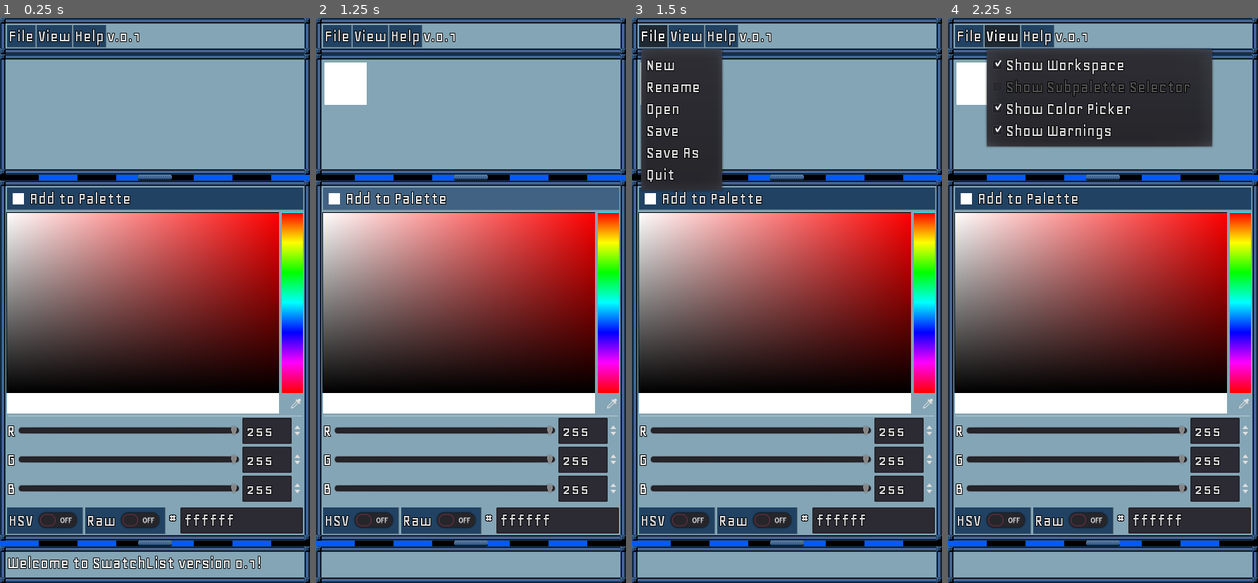
Above: before the commit, frames 1-4 (left to right).
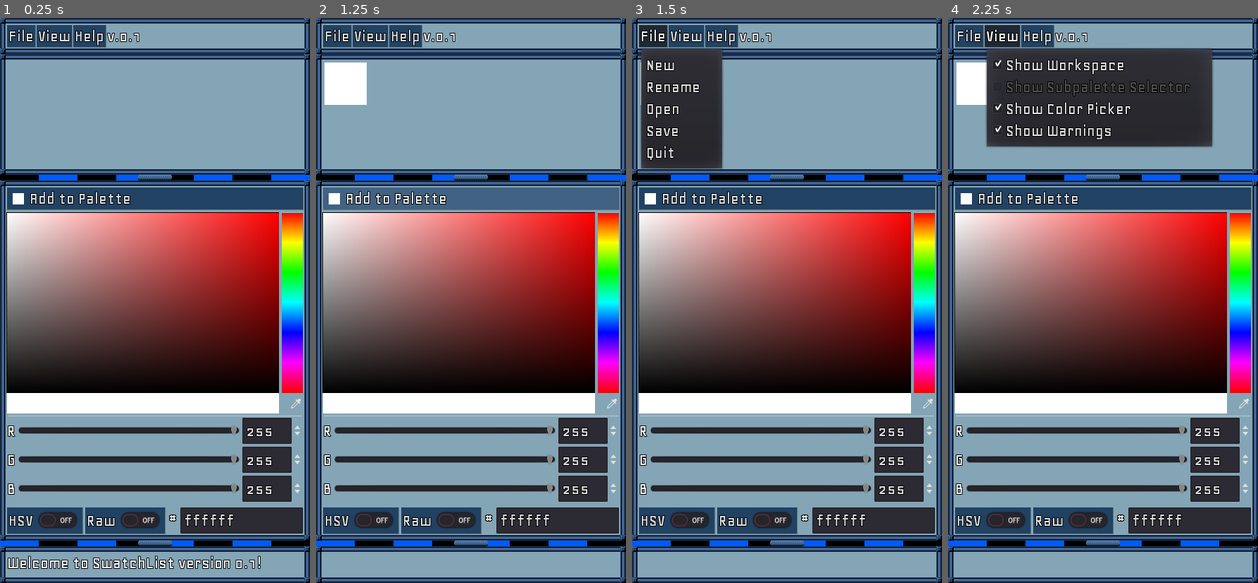
Above: after the commit, the same moments.

Repository: DeerTears/swatchlist
Game: Godot game, scene res://Main.tscn
Two runs of this game, one before a commit and one after it. Both use one fixed random seed, a clock stepped at 60 frames per second and the inputs below.
Inputs:
- Up to frame 1 (0.25 s): no input
- Up to frame 2 (1.25 s): click "Add to Palette" at 0.5 s
- Up to frame 3 (1.5 s): click "File" at 1.25 s
- Up to frame 4 (2.25 s): click "View" at 2 s

Frames 1-2 are identical in both runs. In frame 3, 1.2% of the frame differs, in the area x 2-30%, y 22-31%; in frame 4, nothing differs.

Commit message:
Move pickerpanel out main, force rename before saving Untitled

Diff:
--- a/Main.gd
+++ b/Main.gd
@@ -1,27 +1,15 @@
 # main functionality left todo:
-
-# 1.
 """
-Add: Click "add" button next to sliders
-Remove: Select swatch, click delete? OR click "delete mode" and click on swatch.
-Move:
-	1. Click and hold on swatch, it will automatically reposition itself along the list while the mouse is held down. Release to confirm current position.
-	OR 2. Move it between two swatches to place there. (SHOW USER THEIR DROP TARGETS. LET USER INCREASE SWATCH SIZE/TARGET SIZE TOO.)
-Edit: Double click a swatch to open a colour dialog menu.
-Copy Hex Code: Click on the swatch.
+Remove: click "delete mode" and click on swatch.
+Move: Click and hold on swatch, it will automatically reposition itself along the list while the mouse is held down. Release to confirm current position. Show users their drop targets, let users increase swatch/target size.
+Edit: Double click a swatch to open colour dialog menu.
 """
-
-# NICE TO HAVE
+# nice to have:
 
 ## subpalettes and custom resource saving
 # 1. Connect updates from the swatches changing to a Resource updated in real-time
-# 2. Use that resource to store subpalette resources
+# 2. Use that resource to store subpalette resources and names on colours
 # 3. Save this resource with subpalettes stored
-
-## smooth moving around palettes
-# 1. make custom drag and drop solution to reorder swatches with right click
-# 2. make toggleable erase swatch state/button
-# 5. add saving palette to subpalette resource, then
 
 extends Panel
 
@@ -44,6 +32,7 @@
 
 var current_filename := "Untitled" setget set_current_filename, get_current_filename
 
+
 # Scenes
 onready var swatch_template: PackedScene = preload("res://components/Swatch.tscn")
 
@@ -54,13 +43,7 @@
 # Workspace
 onready var workspace: PanelContainer = $C/Split/Workspace
 
-# Color Picker
-onready var color_picker_container: VBoxContainer = $C/Split/Split/Split/PickerPanel/V
-onready var color_picker: ColorPicker = $C/Split/Split/Split/PickerPanel/V/ColorPicker
-
-# Add Color Button
-onready var add_color_button: Button = $C/Split/Split/Split/PickerPanel/V/AddColor
-onready var color_preview: ColorRect = $C/Split/Split/Split/PickerPanel/V/AddColor/ColorRect
+onready var picker_panel := $C/Split/Split/Split/PickerPanel
 
 # Swatches
 onready var swatches_scroll_container: ScrollContainer = $C/Split/Workspace/C/Scroll
@@ -73,10 +56,7 @@
 
 func _ready() -> void:
 	$Popups.connect("setting_applied", self, "_on_popup_setting_applied")
-
-	add_color_button.connect("pressed", self, "_on_addcolor_pressed")
-	color_picker.connect("color_changed", self, "_on_colorpicker_color_changed")
-
+	$C/Split/Split/Split/PickerPanel.connect("color_chosen", self, "add_new_color")
 	for menu_button in toolbar_buttons.get_children():
 		if menu_button is MenuButton:
 			menu_button.connect("item_pressed", self, "_on_toolbar_index_pressed")
@@ -96,22 +76,18 @@
 			open()
 		elif event.shortcut_match(copy_command.get_shortcut(), true):
 			copy_current_color()
-		elif event.shortcut_match(paste_command.get_shortcut(), true):
-			paste_color()
+#		elif event.shortcut_match(paste_command.get_shortcut(), true):
+#			paste_color()
+
 
 # Todo: Allow dropping text files and opening Import dialog
 func _on_files_dropped(_files: PoolStringArray, _screen: int) -> void:
-#	print(files)
 	send_warning("Dropped files are not yet fully supported.")
 
-func _on_addcolor_pressed() -> void:
-	add_new_color(color_picker.color)
-
-func _on_colorpicker_color_changed(color: Color) -> void:
-	color_preview.color = color
 
 func _on_popup_setting_applied(data: String) -> void:
 	set_current_filename(data)
+
 
 func _on_swatch_pressed(color_hex: String) -> void:
 	var button_mask = Input.get_mouse_button_mask()
@@ -130,7 +106,7 @@
 		"New":
 			new()
 		"Rename":
-			rename()
+			rename(false)
 		"Open":
 			open()
 		"Save":
@@ -149,7 +125,7 @@
 		"Show Subpalette Selector":
 			sub_palette_selector_button.visible = is_checked
 		"Show Color Picker":
-			color_picker_container.visible = is_checked
+			picker_panel.visible = is_checked
 			if not is_checked:
 				send_warning("Go to View -> Show Color Picker to turn the picker back on.")
 			else:
@@ -178,7 +154,7 @@
 	return current_filename
 
 
-func add_new_color(color: Color) -> void:
+func add_new_color(color) -> void:
 	for swatch in swatches_list.get_children():
 		if swatch.name.matchn(color.to_html(false)):
 			send_warning("This color is already in the list.")
@@ -244,21 +220,25 @@
 	$Popups/NewDialog.connect("confirmed", self, "reset_all_swatches")
 
 
-func paste_color() -> void:
-	var paste_text: String = OS.get_clipboard().strip_escapes()
-	paste_text = paste_text.trim_prefix("#") # valid_hex won't take hashes
-	if not paste_text.is_valid_hex_number(false):
-		send_warning("Clipboard pastes must be a hex number.")
-		return
-	if paste_text.length() > 6:
-		paste_text = paste_text.substr(0, 6)
-	var paste_color := Color(paste_text)
-	paste_color.a = 1.0
-	add_new_color(paste_color)
-
-
-func rename() -> void:
+#func paste_color() -> void:
+#	var paste_text: String = OS.get_clipboard().strip_escapes()
+#	paste_text = paste_text.trim_prefix("#") # valid_hex won't take hashes
+#	if not paste_text.is_valid_hex_number(false):
+#		send_warning("Clipboard pastes must be a hex number.")
+#		return
+#	if paste_text.length() > 6:
+#		paste_text = paste_text.substr(0, 6)
+#	var paste_color := Color(paste_text)
+#	paste_color.a = 1.0
+#	add_new_color(paste_color)
+
+
+func rename(has_to_save_after_rename: bool) -> void:
 	$Popups/Rename.popup()
+	if has_to_save_after_rename:
+		yield($Popups, "setting_applied")
+		save()
+
 
 func reset_all_swatches() -> void:
 	for child in swatches_list.get_children():
@@ -275,17 +255,28 @@
 	):
 		if as_new_file:
 			send_warning("This file exists, saving as.")
+			save_as()
 		else:
 			send_warning("This file exists, saving.")
 			save()
 	else:
 		send_warning("This file doesn't exist, saving as.")
+		save_as()
+
 
 func save() -> void:
 	var file := File.new()
 	file.open("user://%s.swatchlist" % [current_filename], File.WRITE)
 	file.store_string(get_swatches_as_text())
 	file.close()
+
+
+func save_as() -> void:
+	if current_filename == "Untitled":
+		rename(true)
+	else:
+		save()
+
 
 func send_warning(warning:String) -> void:
 	warnings_label.text = warning
--- a/Main.tscn
+++ b/Main.tscn
@@ -72,18 +72,15 @@
 anchor_right = 1.0
 anchor_bottom = 1.0
 custom_constants/separation = 0
+
+[node name="Toolbar" type="PanelContainer" parent="C"]
+margin_right = 440.0
+margin_bottom = 51.0
+theme = ExtResource( 1 )
 __meta__ = {
 "_edit_use_anchors_": false
 }
 
-[node name="Toolbar" type="PanelContainer" parent="C"]
-margin_right = 440.0
-margin_bottom = 51.0
-theme = ExtResource( 1 )
-__meta__ = {
-"_edit_use_anchors_": false
-}
-
 [node name="Buttons" type="HBoxContainer" parent="C/Toolbar"]
 margin_left = 10.0
 margin_top = 10.0
@@ -97,7 +94,7 @@
 theme = ExtResource( 1 )
 text = "File"
 flat = false
-items = [ "New", null, 0, false, false, 0, 0, null, "", fals …(128 unchanged characters)… , false, false, 4, 0, null, "", false, "Save As", null, 0, false, false, 4, 0, null, "", false, "Quit", null, 0, false, false, 5, 0, null, "", false ]
+items = [ "New", null, 0, false, false, 0, 0, null, "", fals …(128 unchanged characters)… , false, false, 4, 0, null, "", false, "Quit", null, 0, false, false, 5, 0, null, "", false ]
 switch_on_hover = true
 script = ExtResource( 5 )
 
--- a/components/PickerPanel.gd
+++ b/components/PickerPanel.gd
@@ -11,7 +11,7 @@
 	color_picker.connect("color_changed", self, "_on_colorpicker_color_changed")
 
 func _on_addcolor_pressed() -> void:
-	emit_signal("color_chosen", self, [color_picker.color])
+	emit_signal("color_chosen", color_picker.color)
 
 func _on_colorpicker_color_changed(color: Color) -> void:
 	color_preview.color = color
